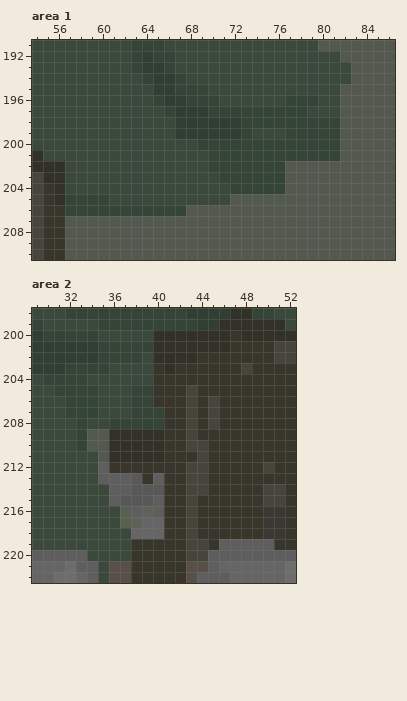
File history of a pixel-art file, Sprites/Final/WORLD.aseprite. The first picture shows the starting point.
720x540 pixels, 1 frame. Colours within 5 levels of each other are drawn and written as one. Shown: area 1: x 54..86, y 191..210; area 2: x 29..52, y 198..222. The commit also changed other parts of the picture, which this record leaves out.
The result:
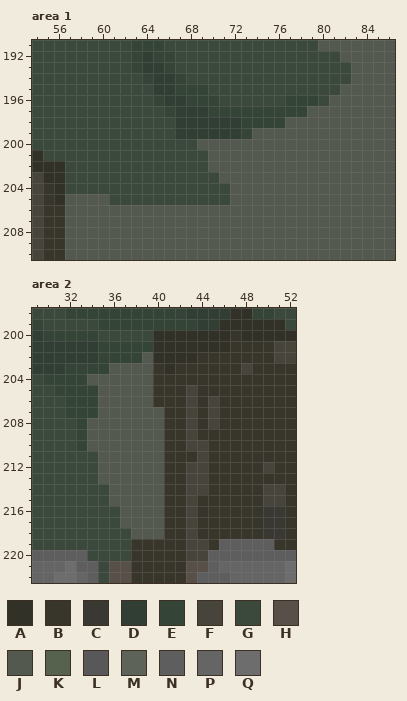
Palette (. is transparent): A #323127  B #38362b  C #393832  D #313e33  E #344437  F #46443b  G #3b493d  H #574f48  J #545950  K #56614e  L #585858  M #5d6358  N #5e5e5e  P #656565  Q #6d6d6d
Changes in this commit:
--- area 1, layer "Layer 6"
@@ x 54..86 @@
 195 GGGGGGGGGGGDDEEEGGGGGGGGGGGGJJJJJ
-196 GGGGGGGGGGGEDDEEEGGGGGGEEEGGJJJJJ
-197 GGGGGGGGGGGGEDDDEEEEEEEEEGGGJJJJJ
-198 GGGGGGGGGGGGGDDDDDDEEEEEEEEEJJJJJ
-199 GGGGGGGGGGGGGDDDDDDEGGGEEEEEJJJJJ
-200 GGGGGGGGGGGGGGGEEEEEEEEEEEEEJJJJJ
-201 AGGGGGGGGGGGGGGGEEEEEEEEEEEEJJJJJ
-202 AAAGGGGGGGGGGGGGEEEEEEEJJJJJJJJJJ
-203 FAAGGGGGGGGGGGGGGEEEEEEJJJJJJJJJJ
-204 FBAGGGGGGGGGGGGGGGEEEEEJJJJJJJJJJ
-205 FBAEEEEGGGGGGGGGGGJJJJJJJJJJJJJJJ
-206 FBBEEEEEEEEEEEJJJJJJJJJJJJJJJJJJJ
+196 GGGGGGGGGGGEDDEEEGGGGGGEEEGJJJJJJ
+197 GGGGGGGGGGGGEDDDEEEEEEEEEJJJJJJJJ
+198 GGGGGGGGGGGGGDDDDDDEEEEJJJJJJJJJJ
+199 GGGGGGGGGGGGGDDDDDDEJJJJJJJJJJJJJ
+200 GGGGGGGGGGGGGGGJJJJJJJJJJJJJJJJJJ
+201 AGGGGGGGGGGGGGGGJJJJJJJJJJJJJJJJJ
+202 AAAGGGGGGGGGGGGGJJJJJJJJJJJJJJJJJ
+203 FAAGGGGGGGGGGGGGGJJJJJJJJJJJJJJJJ
+204 FBAGGGGGGGGGGGGGGGJJJJJJJJJJJJJJJ
+205 FBAJJJJGGGGGGGGGGGJJJJJJJJJJJJJJJ
+206 FBBJJJJJJJJJJJJJJJJJJJJJJJJJJJJJJ
 207 FBBJJJJJJJJJJJJJJJJJJJJJJJJJJJJJJ
--- area 2, layer "Layer 6"
@@ x 32..42 @@
 201 DDDEEEEEAAA
-202 DDDEEEEGAAA
-203 EEEEGGGGBAB
-204 EEGGGGGGBBB
-205 EEEGGGEEBBB
-206 EEEGGGEEBBB
-207 EEEGGGEEEBB
-208 GEGGEEEEEBB
-209 GEJJAAAAABB
-210 GEJJAAAAABB
-211 GGGJAAAAABB
-212 GGGNBBBBBBB
-213 GGGNNNLBNBB
-214 GGGGNNLLLBB
-215 GGGGNLLLNBB
-216 GGGGGKNMNBB
-217 GGGGGKMPPBB
-218 GGGGGGPPPBB
+202 DDDEEEEJAAA
+203 EEEEJJJJBAB
+204 EEJJJJJJBBB
+205 EEEJJJJJBBB
+206 EEEJJJJJBBB
+207 EEEJJJJJJBB
+208 GEJJJJJJJBB
+209 GEJJJJJJJBB
+210 GEJJJJJJJBB
+211 GGGJJJJJJBB
+212 GGGJJJJJJBB
+213 GGGJJJJJJBB
+214 GGGGJJJJJBB
+215 GGGGJJJJJBB
+216 GGGGGJJJJBB
+217 GGGGGJJJJBB
+218 GGGGGGJJJBB
 219 GGGGGGBBBBB
